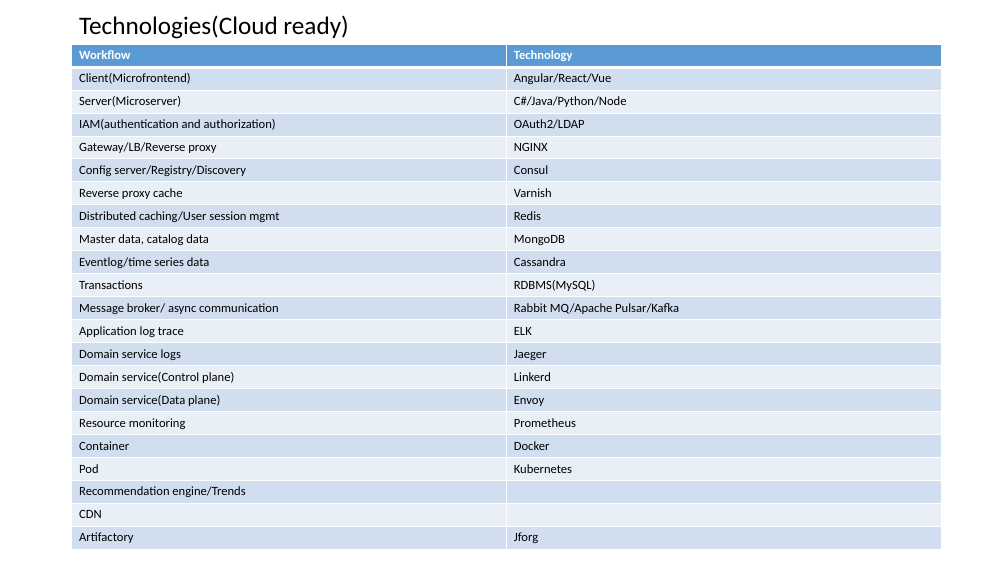
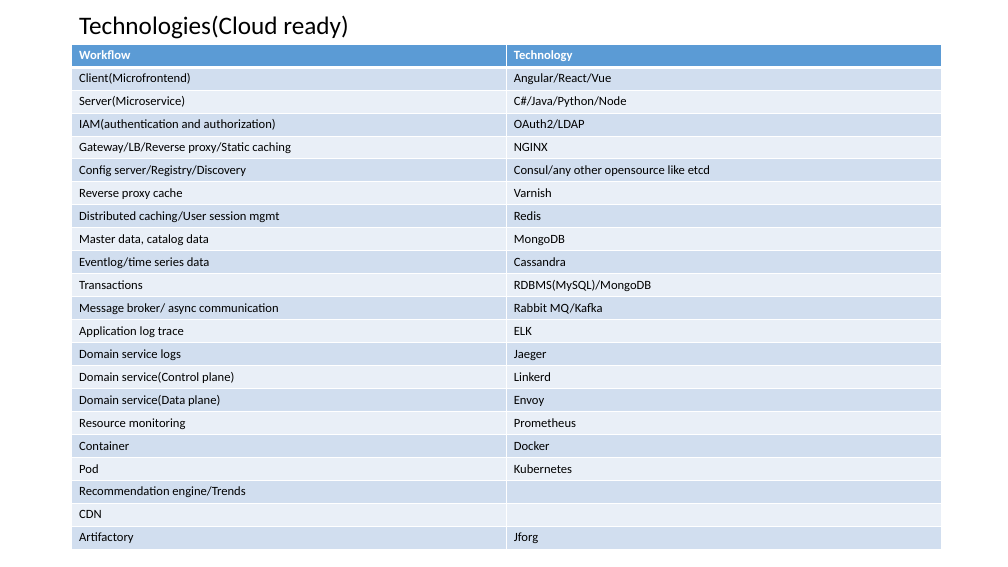
Before and after one commit to biswamohanty76/campaign, a slide deck: slide 4 of associated-docs/TechProposal.pptx. Drawn at 1008x567 pixels with LibreOffice and Linux fonts; fonts in the diff are those of the drawing. Boxes give left, top, right and bottom in pixels: in the first picture for what was removed or moved away, otherwise in the second. Text is boxed around its words. In the diff, an @@ line names an element or a change of style, - is before the commit and + after.

```diff
--- a/associated-docs/TechProposal.pptx
+++ b/associated-docs/TechProposal.pptx
@@ table at [72, 44, 941, 547] @@
-row 3, column 1: Server(Microserver)
+row 3, column 1: Server(Microservice)
-row 5, column 1: Gateway/LB/Reverse proxy
+row 5, column 1: Gateway/LB/Reverse proxy/Static caching
-row 6, column 2: Consul
+row 6, column 2: Consul/any other opensource like etcd
-row 11, column 2: RDBMS(MySQL)
+row 11, column 2: RDBMS(MySQL)/MongoDB
-row 12, column 2: Rabbit MQ/Apache Pulsar/Kafka
+row 12, column 2: Rabbit MQ/Kafka
@@ fill #D2DEEF to #D1DEEF in 22 cells @@
@@ fill #EAEFF7 to #E9EFF7 in 20 cells @@
@@ borders changed @@
```
Also in this commit, not shown: 3 other slides changed.
